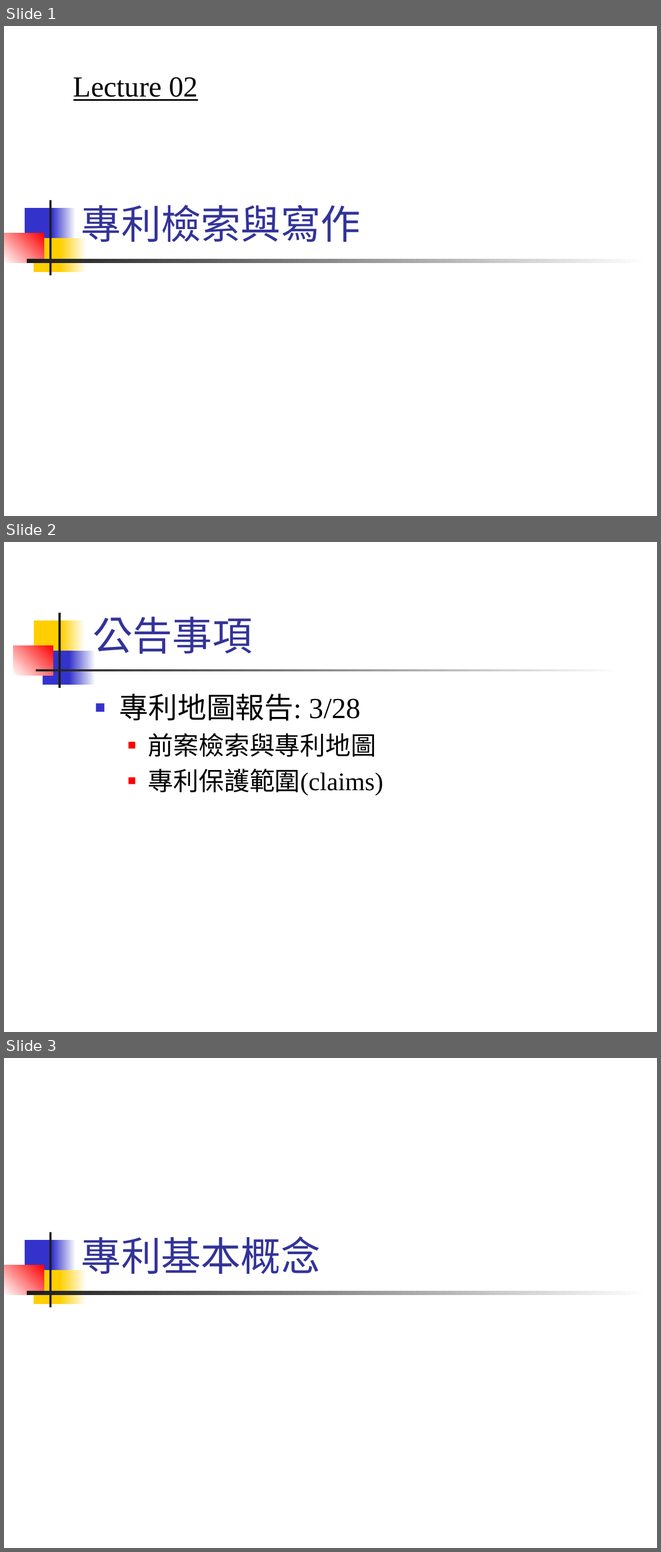
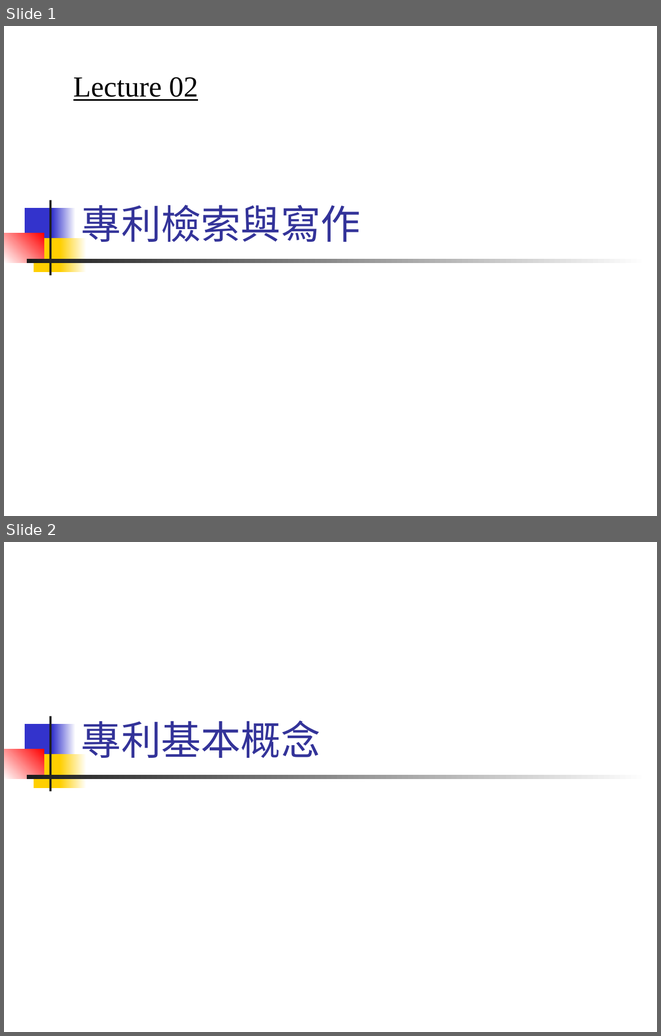
Before and after one commit to CGUSystemCourses/Patent-2018, a slide deck: lec02-patent_search_doc.pptx. Shown one above the other, each under a label of ours: slides 1, 2 and 3 before the commit, slides 1 and 2 after it. The pictures are 661x1552 and 661x1036 pixels, drawn with LibreOffice and Linux fonts; fonts in the diff are those of the drawing. Boxes give left, top, right and bottom in pixels: in the first picture for what was removed or moved away, otherwise in the second. Text is boxed around its words. In the diff, an @@ line names an element or a change of style, - is before the commit and + after.

```diff
--- a/lec02-patent_search_doc.pptx
+++ b/lec02-patent_search_doc.pptx
@@ slide 2 removed at <box>4,542,657,1032</box>, background #FFFFFF @@
@@ rectangle removed at <box>34,620,65,654</box> @@
@@ rectangle removed at <box>58,612,60,688</box> @@
@@ rectangle removed at <box>61,620,85,654</box> @@
@@ title removed at <box>93,616,252,654</box> @@
-公告事項
@@ rectangle removed at <box>13,645,53,675</box> @@
@@ rectangle removed at <box>43,651,72,685</box> @@
@@ rectangle removed at <box>69,651,95,685</box> @@
@@ rectangle removed at <box>35,669,623,671</box> @@
@@ text removed at <box>120,694,383,795</box> @@
-■ 專利地圖報告: 3/28
-  ■ 前案檢索與專利地圖
-  ■ 專利保護範圍(claims)
@@ what was slide 3 is now slide 2 @@
```
Also in this commit, not shown: 1 other file.
